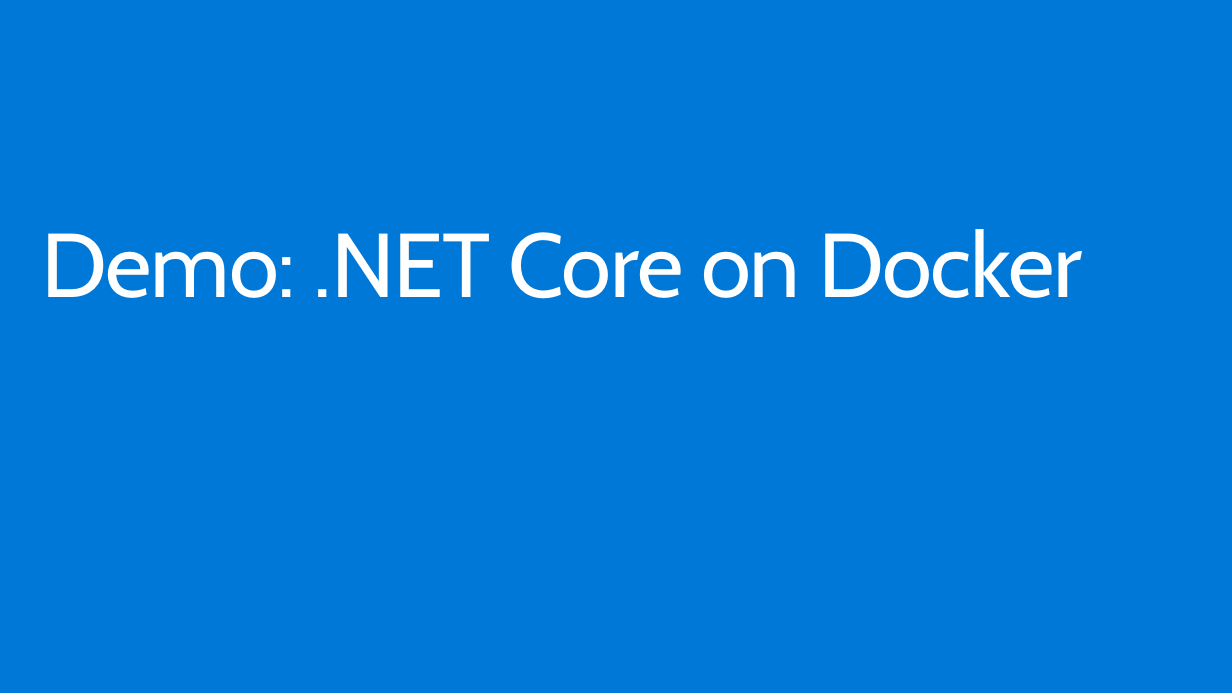
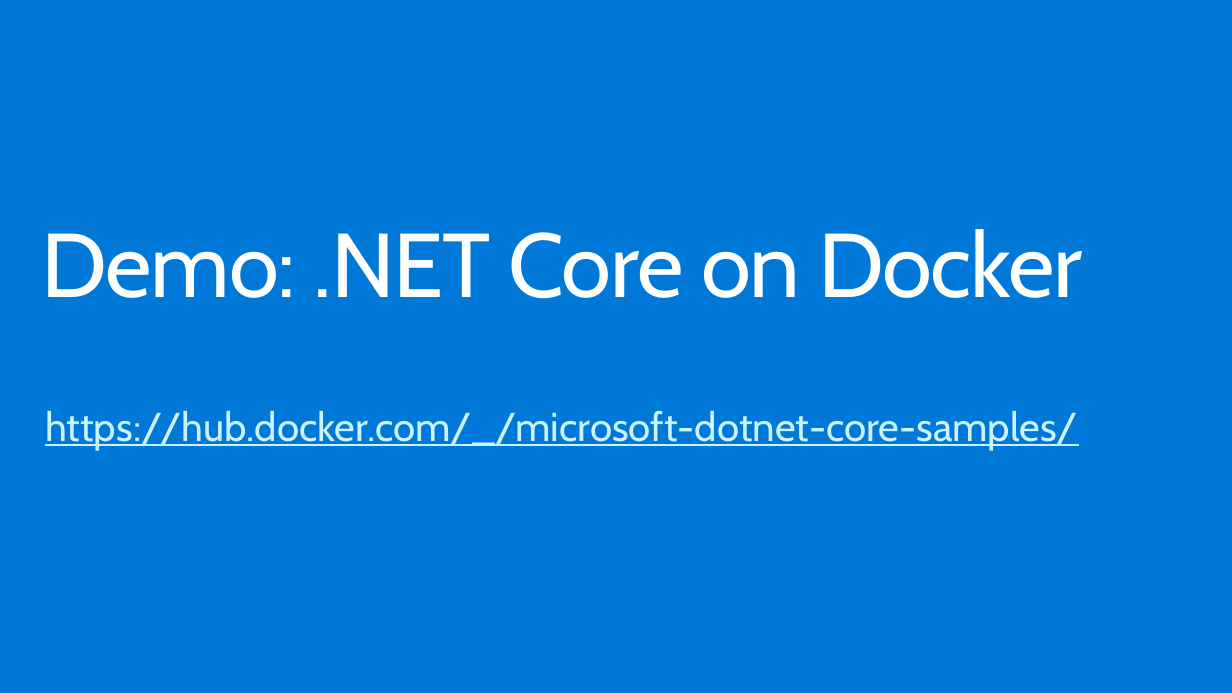
Before and after one commit to dotnet-presentations/dotnetcore-workshop, a slide deck: slide 14 of NET-Core-Containers/netcore-containers.pptx. Drawn at 1232x693 pixels with LibreOffice and Linux fonts; fonts in the diff are those of the drawing; background and template pictures are left out. Boxes give left, top, right and bottom in pixels: in the first picture for what was removed or moved away, otherwise in the second. Text is boxed around its words. In the diff, an @@ line names an element or a change of style, - is before the commit and + after.

```diff
--- a/NET-Core-Containers/netcore-containers.pptx
+++ b/NET-Core-Containers/netcore-containers.pptx
@@ text added at (45,411,1078,450), 32 pt, text #C9F3FF, underline @@
+https://hub.docker.com/_/microsoft-dotnet-core-samples/
```
Also in this commit, not shown: 1 other slide changed, 2 slides added, 5 slides removed.
